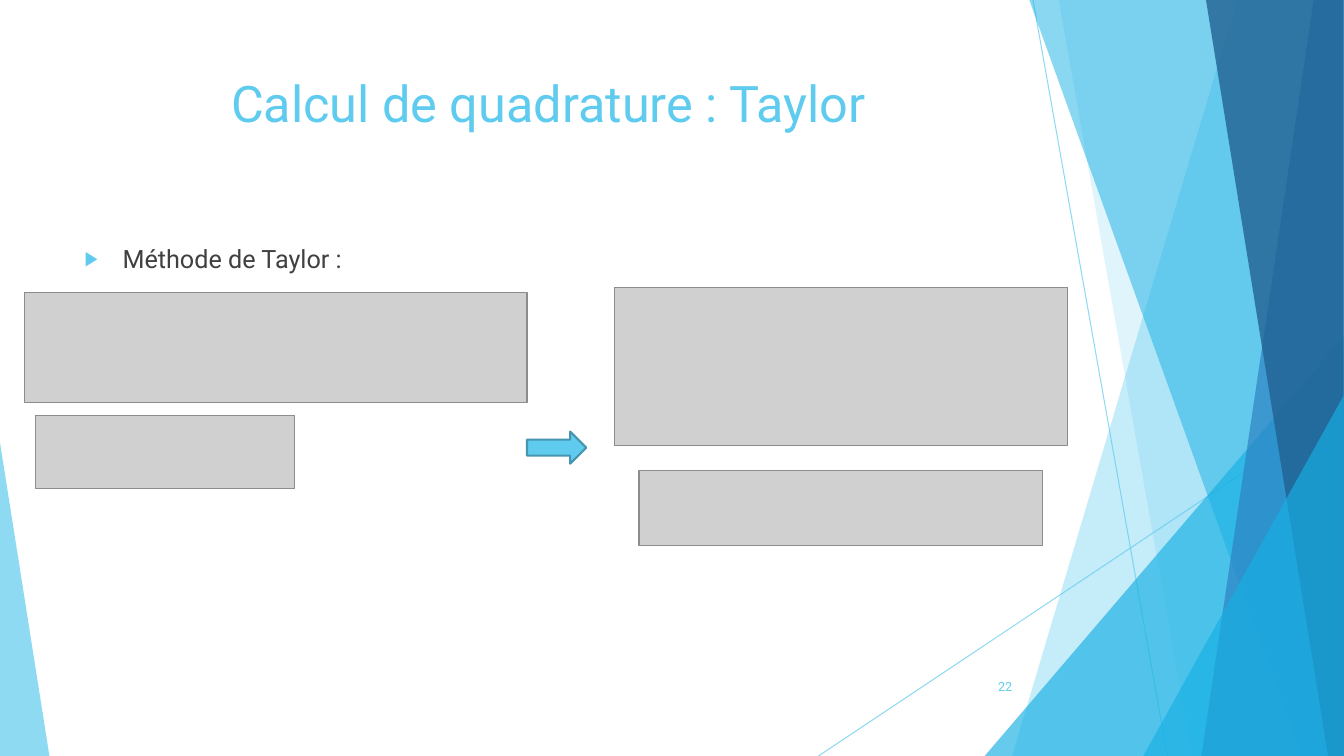
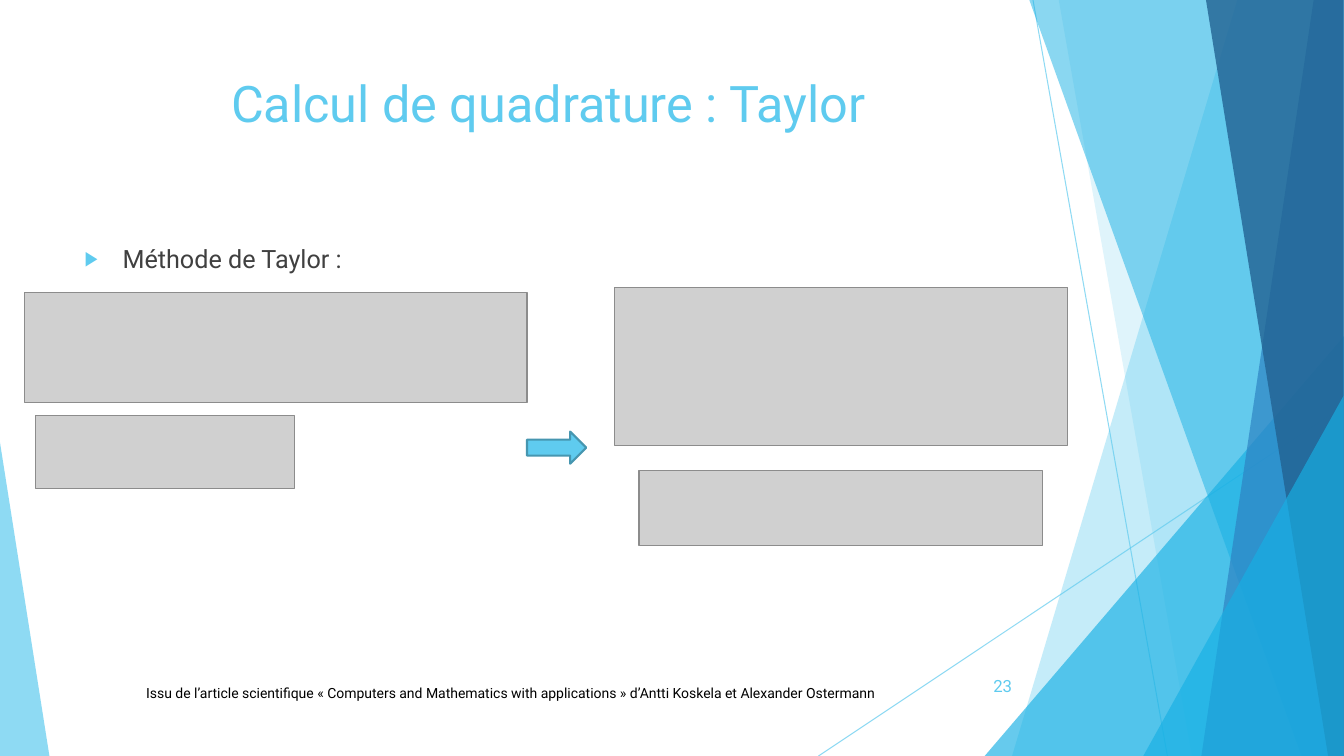
Before and after one commit to pierreXVI/PIE, a slide deck: slide 23 of oral_presentation/Oral_presentation_12_02_2019.pptx (slide 22 before the commit). Drawn at 1344x756 pixels with LibreOffice and Linux fonts; fonts in the diff are those of the drawing; grey boxes stand for pictures. Boxes give left, top, right and bottom in pixels: in the first picture for what was removed or moved away, otherwise in the second. Text is boxed around its words. In the diff, an @@ line names an element or a change of style, - is before the commit and + after.

```diff
--- a/oral_presentation/Oral_presentation_12_02_2019.pptx
+++ b/oral_presentation/Oral_presentation_12_02_2019.pptx
@@ text added at box(146, 687, 875, 701), 10 pt, text #000000 @@
+Issu de l’article scientifique « Computers and Mathematics with applications » d’Antti Koskela et Alexander Ostermann
@@ page number at box(993, 680, 1012, 692): text changed; size 9 to 12 pt @@
-22
+23
```
Also in this commit, not shown: 10 other slides changed, 4 slides added, 7 slides removed, 2 other files.
